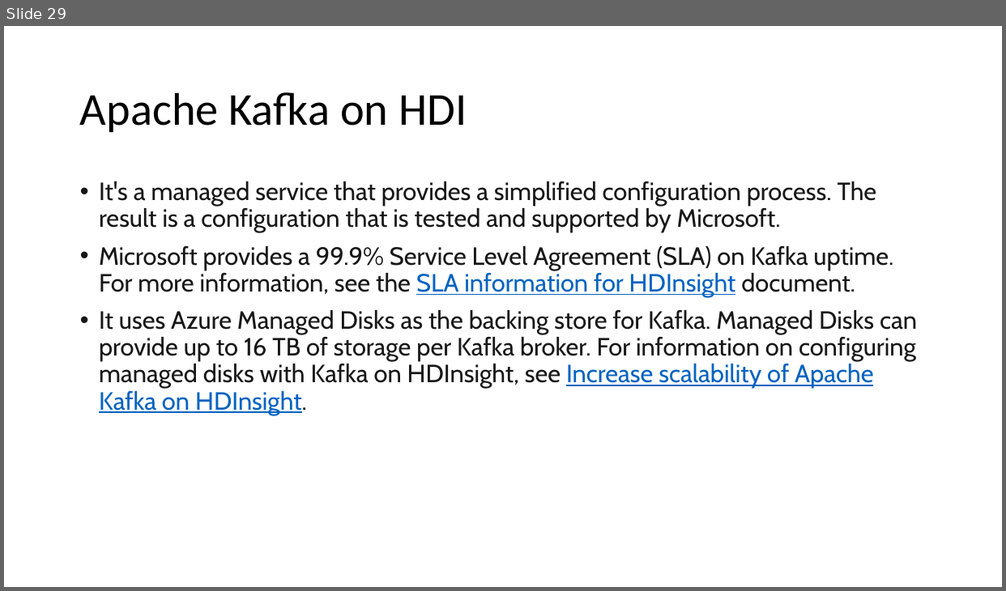
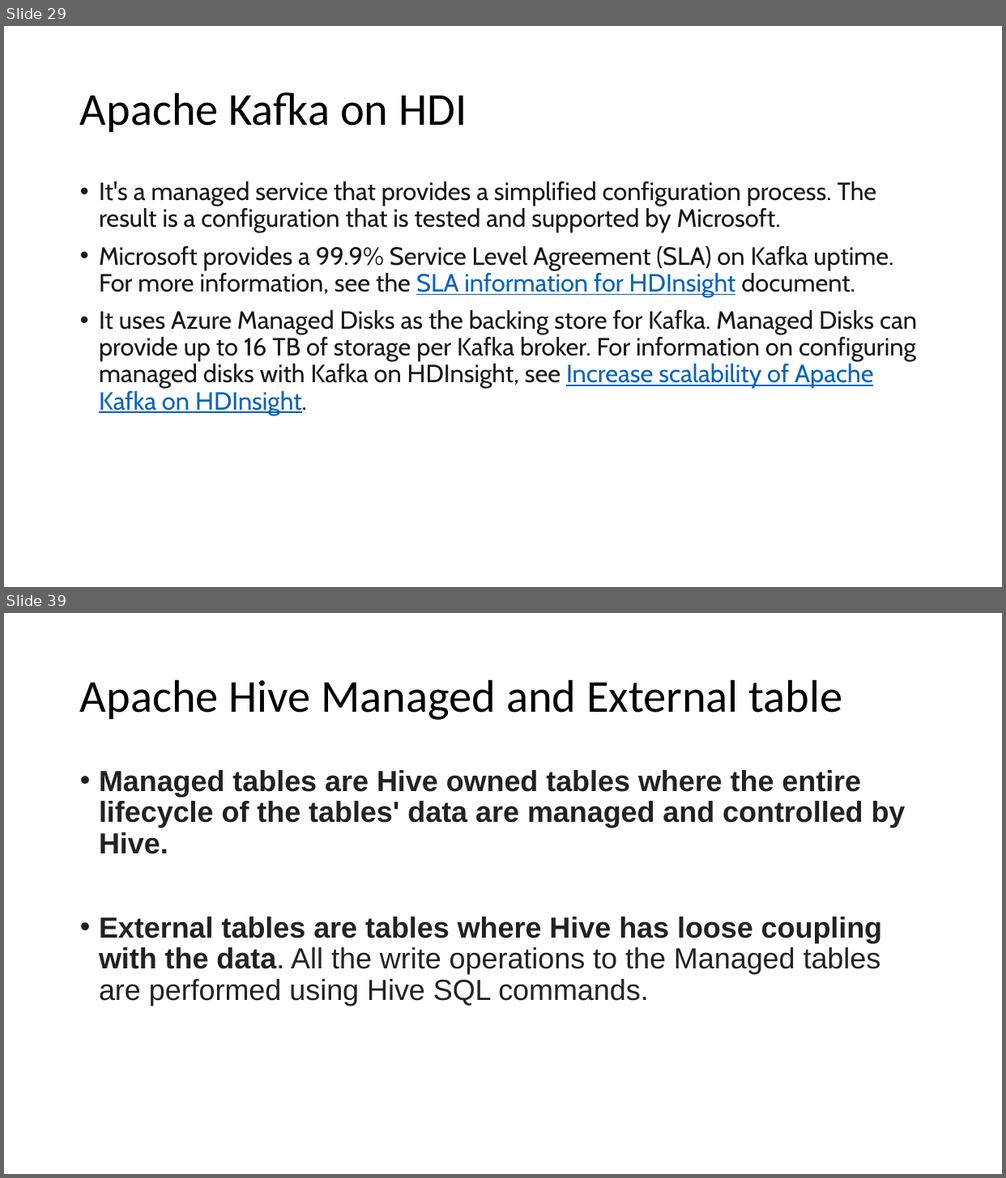
Before and after one commit to imcuteani/Azure_Big_Data_Training, a slide deck: Slides/Big Data Overview.pptx. Shown one above the other, each under a label of ours: slide 29 before the commit, slides 29 and 39 after it; the slides between them are not shown. The pictures are 1006x591 and 1006x1178 pixels, drawn with LibreOffice and Linux fonts; fonts in the diff are those of the drawing. Boxes give left, top, right and bottom in pixels: in the first picture for what was removed or moved away, otherwise in the second. Text is boxed around its words. In the diff, an @@ line names an element or a change of style, - is before the commit and + after.

```diff
--- a/Slides/Big Data Overview.pptx
+++ b/Slides/Big Data Overview.pptx
@@ slide 39 added at <box>4,613,1002,1174</box>, background #FFFFFF @@
@@ title added at <box>80,679,843,720</box>, 44 pt, text #000000 @@
+Apache Hive Managed and External table
@@ text added at <box>99,770,906,1006</box>, 28 pt, text #202124, bold @@
+• Managed tables are Hive owned tables where the entire lifecycle of the tables' data are managed and controlled by Hive.
+• External tables are tables where Hive has loose coupling with the data. All the write operations to the Managed tables are performed using Hive SQL commands.
```
Also in this commit, not shown: 19 other slides added, 22 other files.
